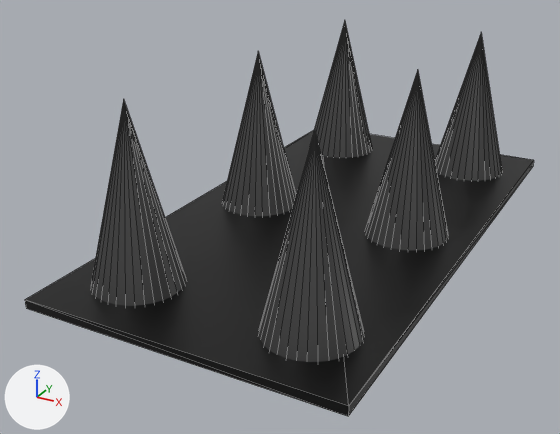
The glTF model MyProject/BaseFramework/Data/Textures/3DTexture/Gimmic/Needle/Needle.gltf, before and after one commit.
Both versions are drawn from a 50 mm lens placed at (3.72, -8.03, 3.9), pointed at (-0.37, -0.6, 0.19). Arrows for +X, +Y and +Z are at lower left; the lights stay in place. Mesh edges are drawn as thin lines. Where no turn or scale is listed for an object, it has been applied to the vertices.
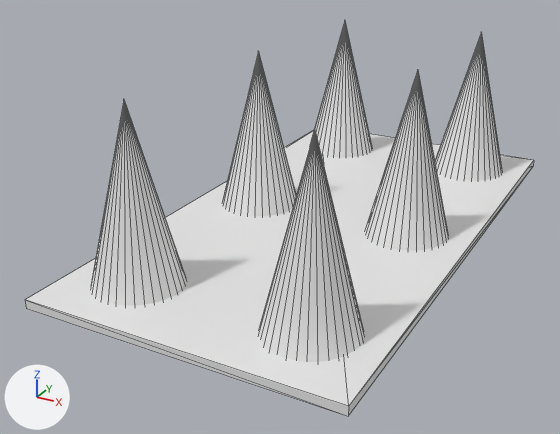
Where the newer file only moved an object's origin or applied its transform, the numbers keep the older frame.

What differs and where, as boxes (x1, y1, x2, y2) in the pictures (560 x 434 px):
```json
{"object": "Cube", "change": "recoloured", "before": [25, 130, 534, 417], "after": [25, 130, 534, 417], "on screen": "black to white"}
{"object": "Cone.002", "change": "recoloured", "before": [258, 130, 364, 362], "after": [258, 130, 364, 362], "on screen": "black to grey"}
{"object": "Cone.003", "change": "recoloured", "before": [91, 99, 186, 306], "after": [91, 99, 186, 306], "on screen": "black to grey"}
{"object": "Cone.001", "change": "recoloured", "before": [365, 70, 448, 250], "after": [365, 70, 448, 250], "on screen": "black to white"}
{"object": "Cone.004", "change": "recoloured", "before": [222, 52, 296, 216], "after": [222, 52, 296, 216], "on screen": "black to grey"}
{"object": "Cone", "change": "recoloured", "before": [435, 33, 502, 181], "after": [435, 33, 502, 181], "on screen": "black to white"}
{"object": "Cone.005", "change": "recoloured", "before": [310, 21, 372, 158], "after": [310, 21, 372, 158], "on screen": "black to grey"}
```

Scene script edits in JSON lines:
```json
{"op": "add", "block": "mat_material_003", "code": ["mat_material_003 = principled_material('Material.003')", "mat_material_003.base_color = (0.8, 0.8, 0.8)  # white #e7e7e7"]}
{"block": "me_cube", "where": "me_cube.from_pydata(...)  # 8 vertices, 12 faces; spans x -1.76..1.76, y -3.34..3.34, z -0.05..0.05"}
{"op": "remove", "block": "me_cube", "code": "me_cube.materials.append(mat_material)  # black #000000"}
{"op": "add", "block": "me_cube", "code": "me_cube.materials.append(mat_material_003)  # white #e7e7e7"}
{"block": "me_cone", "where": "me_cone.from_pydata(...)  # 33 vertices, 62 faces; spans x -0.5..0.5, y -0.5..0.5, z -1.0..1.0"}
{"op": "remove", "block": "me_cone", "code": "me_cone.materials.append(mat_material_001)  # dark grey #5a5a5a"}
{"block": "me_cone_001", "where": "me_cone_001.from_pydata(...)  # 33 vertices, 62 faces; spans x -0.5..0.5, y -0.5..0.5, z -1.0..1.0"}
{"op": "remove", "block": "me_cone_001", "code": "me_cone_001.materials.append(mat_material_001)  # dark grey #5a5a5a"}
{"block": "me_cone_002", "where": "me_cone_002.from_pydata(...)  # 33 vertices, 62 faces; spans x -0.5..0.5, y -0.5..0.5, z -1.0..1.0"}
{"op": "remove", "block": "me_cone_002", "code": "me_cone_002.materials.append(mat_material_001)  # dark grey #5a5a5a"}
{"block": "me_cone_003", "where": "me_cone_003.from_pydata(...)  # 33 vertices, 62 faces; spans x -0.5..0.5, y -0.5..0.5, z -1.0..1.0"}
{"op": "remove", "block": "me_cone_003", "code": "me_cone_003.materials.append(mat_material_001)  # dark grey #5a5a5a"}
{"block": "me_cone_004", "where": "me_cone_004.from_pydata(...)  # 33 vertices, 62 faces; spans x -0.5..0.5, y -0.5..0.5, z -1.0..1.0"}
{"op": "remove", "block": "me_cone_004", "code": "me_cone_004.materials.append(mat_material_001)  # dark grey #5a5a5a"}
{"block": "me_cone_005", "where": "me_cone_005.from_pydata(...)  # 33 vertices, 62 faces; spans x -0.5..0.5, y -0.5..0.5, z -1.0..1.0"}
{"op": "remove", "block": "me_cone_005", "code": "me_cone_005.materials.append(mat_material_001)  # dark grey #5a5a5a"}
```
